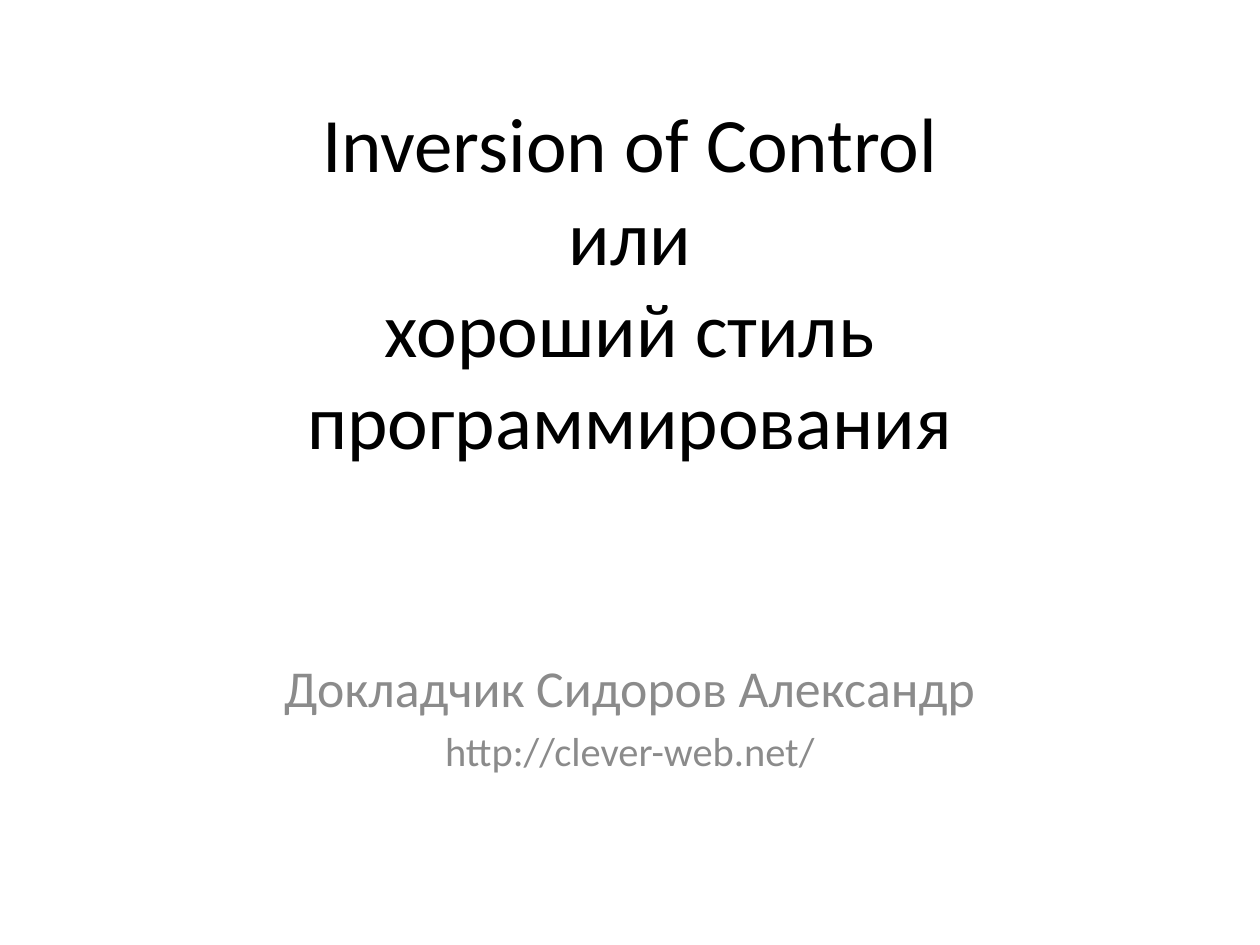
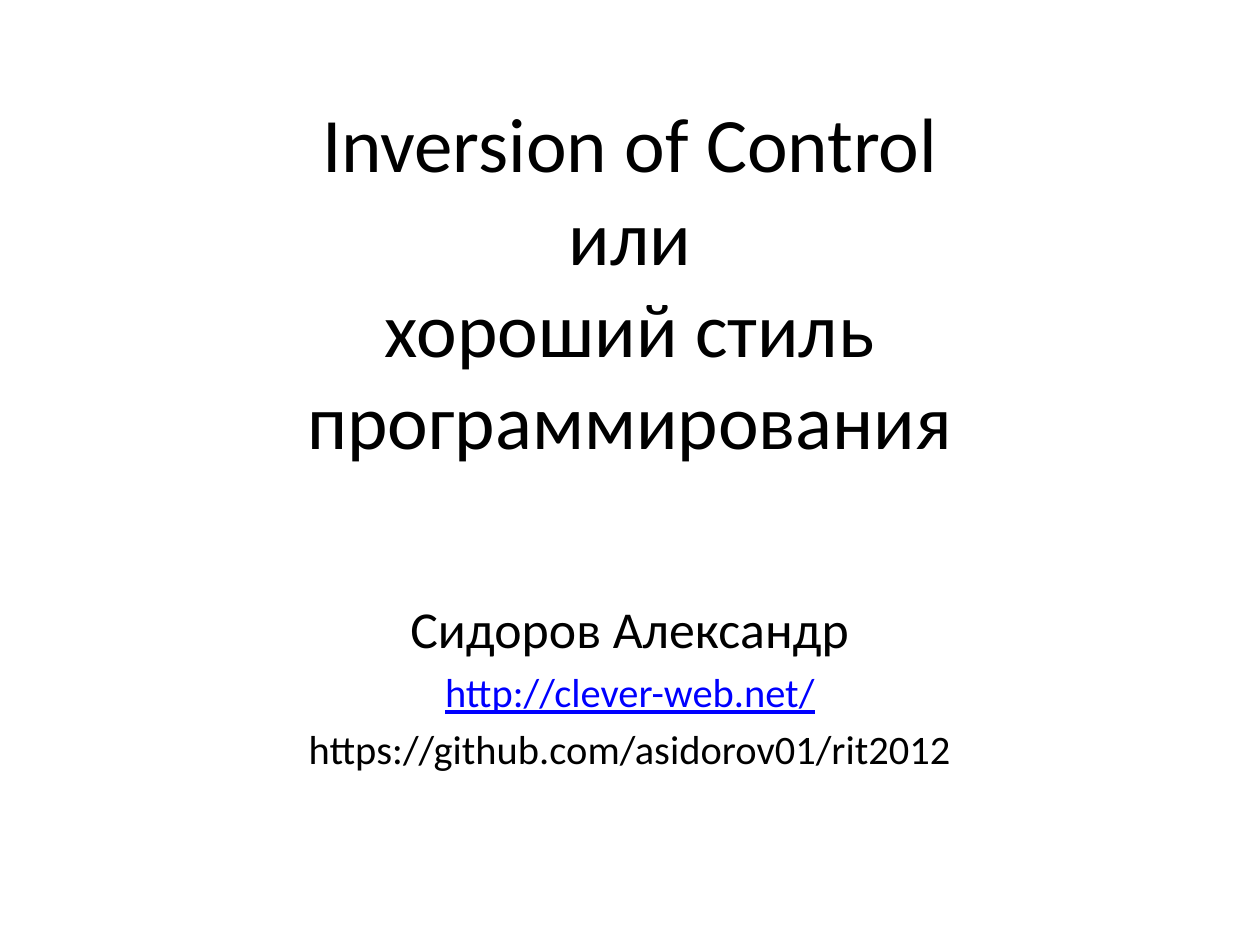
Before and after one commit to asidorov01/rit2012, a slide deck: slide 1 of Inversion of Control.pptx. Drawn at 1260x945 pixels with LibreOffice and Linux fonts; fonts in the diff are those of the drawing. Boxes give left, top, right and bottom in pixels: in the first picture for what was removed or moved away, otherwise in the second. Text is boxed around its words. In the diff, an @@ line names an element or a change of style, - is before the commit and + after.

```diff
--- a/Inversion of Control.pptx
+++ b/Inversion of Control.pptx
@@ subtitle "Сидоров Александр": place and size @@
-subtitle "Сидоров Александр" at [284,673,975,773]
+subtitle "Сидоров Александр" at [309,614,951,771]
@@ subtitle at [410,614,849,657]: text changed; text colour #8C8C8C to #000000 @@
-Докладчик Сидоров Александр
+Сидоров Александр
@@ subtitle at [445,679,814,714]: text colour #8C8C8C to #0000FF, underline on in "http://clever-web.net/" @@
@@ subtitle at [309,736,951,771]: paragraph added @@
+https://github.com/asidorov01/rit2012
```
Also in this commit, not shown: 6 other slides changed, 6 slides added, 2 slides removed, 13 other files.
